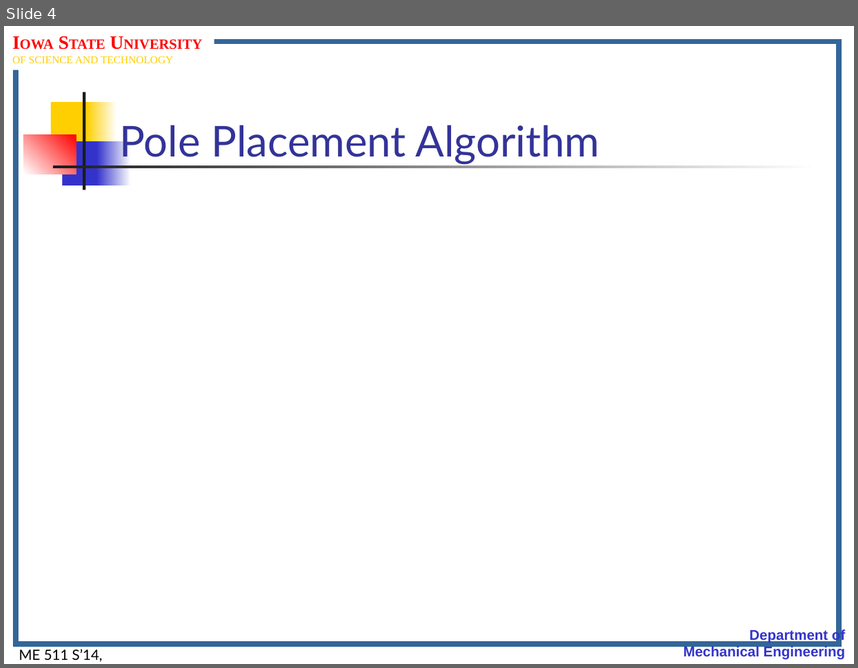
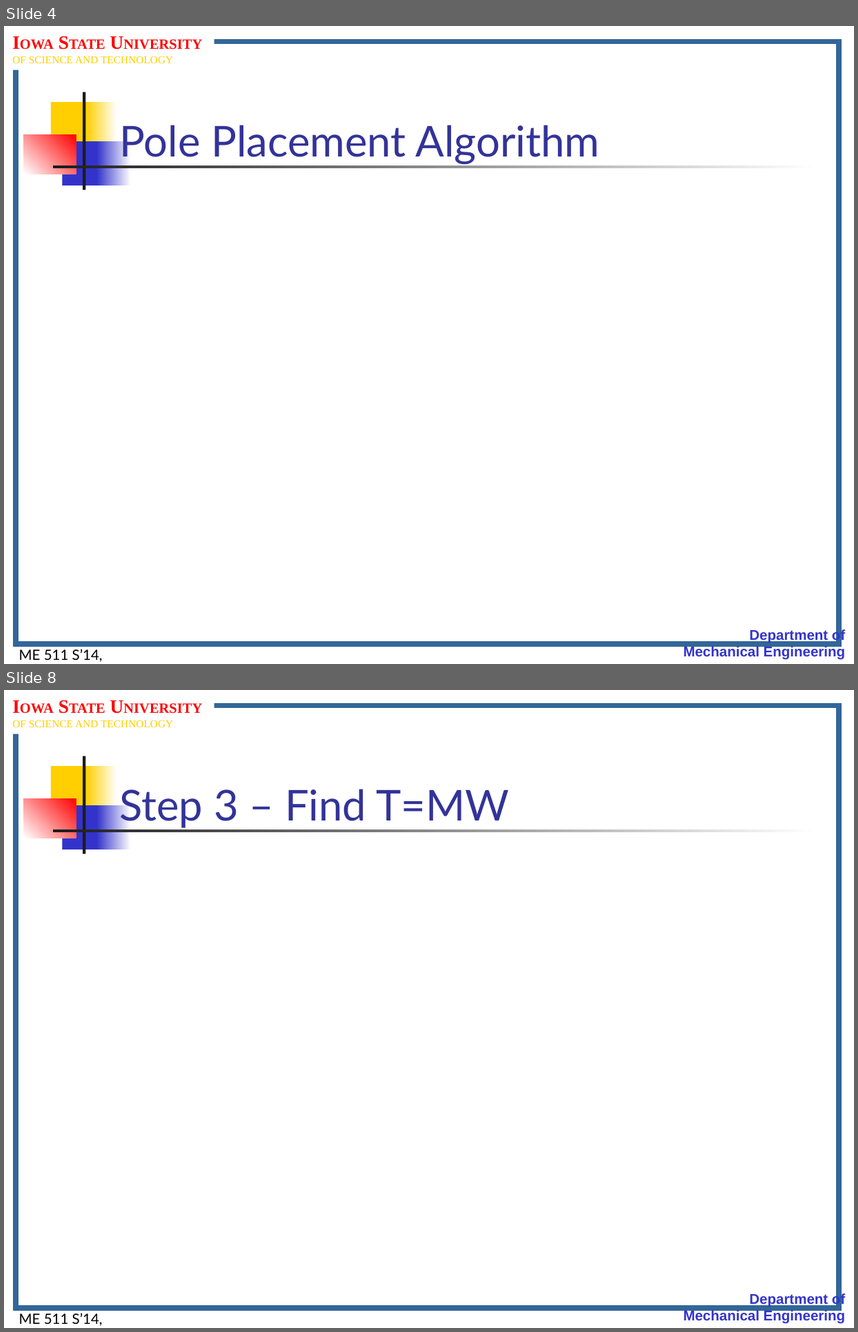
Before and after one commit to jasonnicholson/ME_511_Spring_2014_Lectures, a slide deck: me511_S14__Lect.Notes_Set12.pptm. Shown one above the other, each under a label of ours: slide 4 before the commit, slides 4 and 8 after it; the slides between them are not shown. The pictures are 858x668 and 858x1332 pixels, drawn with LibreOffice and Linux fonts; fonts in the diff are those of the drawing; grey boxes stand for pictures; background and template pictures are left out. Boxes give left, top, right and bottom in pixels: in the first picture for what was removed or moved away, otherwise in the second. Text is boxed around its words. In the diff, an @@ line names an element or a change of style, - is before the commit and + after.

```diff
--- a/me511_S14__Lect.Notes_Set12.pptm
+++ b/me511_S14__Lect.Notes_Set12.pptm
@@ slide 8 added at bbox=[4, 690, 854, 1328], background #FFFFFF; not listed: 11 template elements that a slide beside it also shows @@
@@ title added at bbox=[119, 789, 509, 828], 36 pt, text #333399 @@
+Step 3 – Find T=MW
```
Also in this commit, not shown: 1 slide changed, 21 other slides added, 7 other files.
